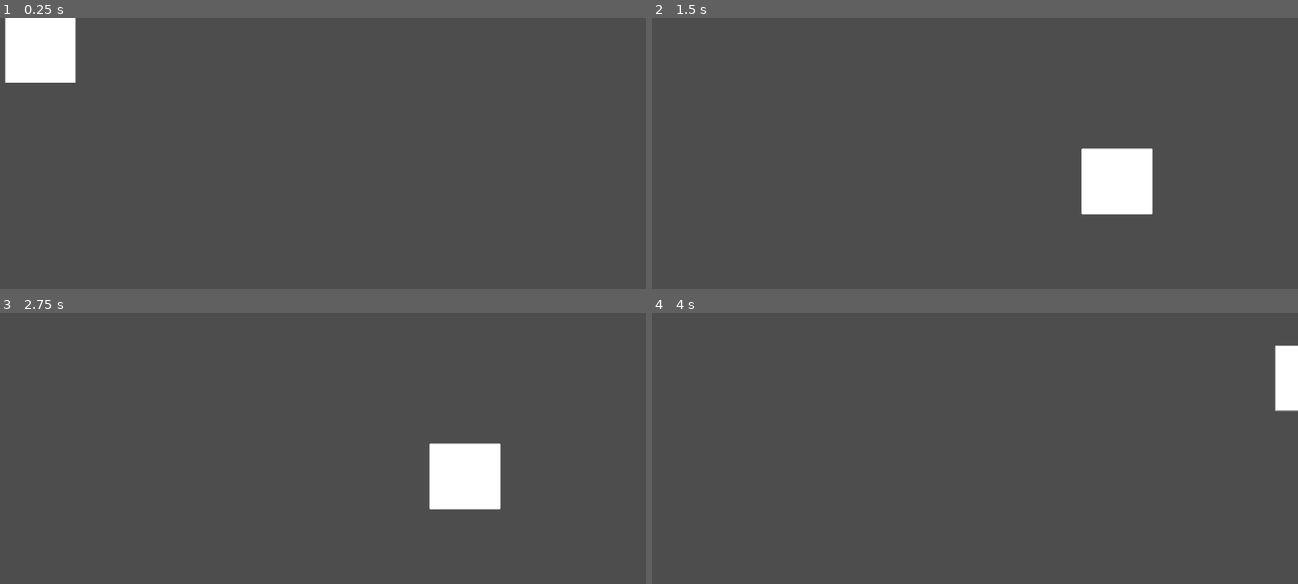
Above: before the commit, frames 1-4 (two rows, left to right).
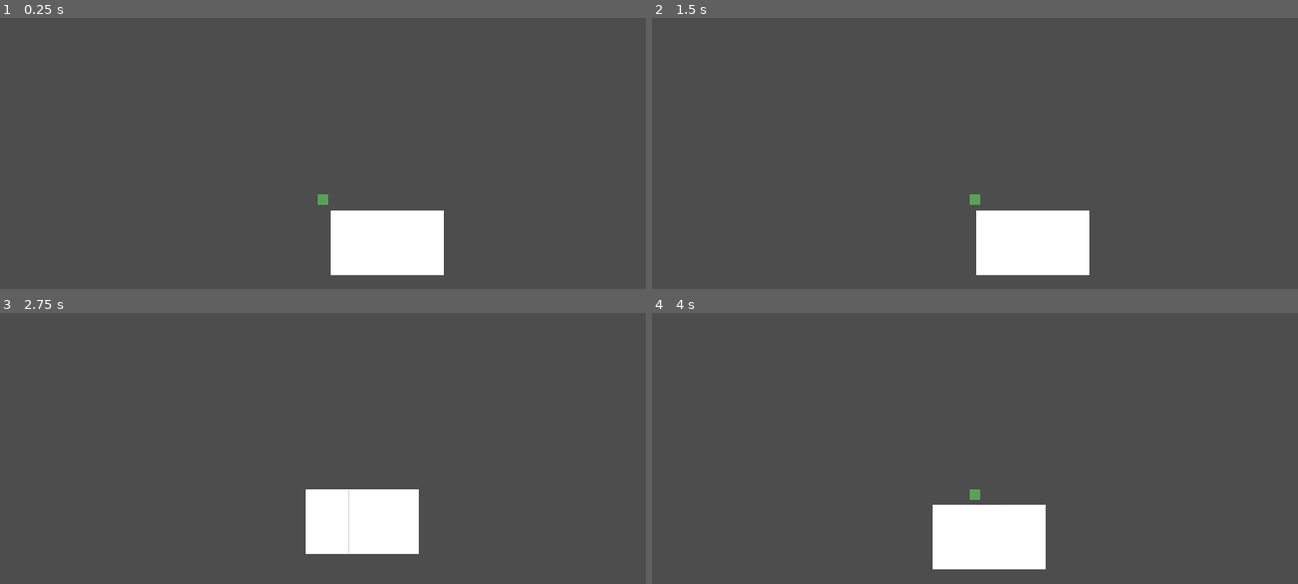
Above: after the commit, the same moments.

Repository: ChubbySquirrel/Perception-is-illusion
Game: Godot game, scene res://Scenes/test.tscn
Two runs of this game, one before a commit and one after it. Both use one fixed random seed, a clock stepped at 60 frames per second and the inputs below. Before the commit the project starts from res://Bracer.tscn.
Inputs (mouse positions are in pixels of both pictures, inside the frame that each line leads up to):
- Up to frame 1 (0.25 s): no input
- Up to frame 2 (1.5 s): click (690, 50) at 0.52 s; tap Enter at 1.25 s; move the mouse to (1117, 180) at 1.27 s; hold D (right) from 1.28 s (still down); hold Shift (Rotate) from 1.28 s (still down)
- Up to frame 3 (2.75 s): move the mouse to (193, 513) at 2.02 s; release D (right) at 2.03 s; release Shift (Rotate) at 2.03 s; hold Down (down) from 2.03 s (still down); tap Shift (Rotate) at 2.1 s
- Up to frame 4 (4 s): tap Space at 2.75 s; move the mouse to (1039, 415) at 2.77 s; release Down (down) at 2.78 s; hold D (right) 2.78-3.53 s; hold Shift (Rotate) 2.78-3.53 s; move the mouse to (942, 567) at 3.52 s; hold W (up) from 3.53 s (still down); tap Shift (Rotate) at 3.6 s

The runs differ from the first frame. In frame 1, 6.9% of the frame differs, in the area x 0-69%, y 0-95%; in frame 2, 6.9%, in the area x 49-78%, y 48-95%; in frame 3, 6.9%; in frame 4, 5.1%.

Commit message:
functional translating bracer snapping

Diff:
--- a/Bracer.tscn
+++ /dev/null
@@ -1,18 +0,0 @@
-[gd_scene load_steps=2 format=3 uid="uid://dcjax1tgha50o"]
-
-[ext_resource type="PackedScene" uid="uid://cifalne7y7gvx" path="res://Stone.tscn" id="1_8a7dc"]
-
-[node name="Controol" type="Control"]
-layout_mode = 3
-anchors_preset = 15
-anchor_right = 1.0
-anchor_bottom = 1.0
-grow_horizontal = 2
-grow_vertical = 2
-
-[node name="Control" parent="." instance=ExtResource("1_8a7dc")]
-layout_mode = 1
-offset_left = 120.0
-offset_top = 96.0
-offset_right = 120.0
-offset_bottom = 96.0
--- a/Resources/test.csv
+++ b/Resources/test.csv
@@ -1,7 +1,7 @@
-x,x,x,x,x,x,x
-x,o,o,o,o,o,x
-x,o,o,o,o,o,x
-x,o,o,s,o,o,x
-x,o,o,o,x,d,x
-x,o,o,o,x,o,x
-x,x,x,x,x,x,x
+w,w,w,w,w,w,w
+w,p,p,p,p,p,w
+w,p,p,p,p,p,w
+w,p,p,s,p,p,w
+w,p,p,p,Aw,d,w
+w,p,p,p,Bw,p,w
+w,w,w,w,w,w,w
--- /dev/null
+++ b/Scenes/Bracer.tscn
@@ -0,0 +1,6 @@
+[gd_scene load_steps=2 format=3 uid="uid://dcjax1tgha50o"]
+
+[ext_resource type="Script" uid="uid://bjn0ocjfi0x8f" path="res://Scripts/bracer.gd" id="1_iok0d"]
+
+[node name="Controol" type="Node2D"]
+script = ExtResource("1_iok0d")
--- a/Stone.tscn
+++ b/Scenes/Stone.tscn
@@ -1,22 +1,16 @@
 [gd_scene load_steps=2 format=3 uid="uid://cifalne7y7gvx"]
 
-[ext_resource type="Script" uid="uid://c3cfqjbsu3lt1" path="res://stone.gd" id="1_177fh"]
+[ext_resource type="Script" uid="uid://c3cfqjbsu3lt1" path="res://Scripts/stone.gd" id="1_177fh"]
 
-[node name="Control" type="Control"]
-layout_mode = 3
-anchors_preset = 15
-anchor_right = 1.0
-anchor_bottom = 1.0
-grow_horizontal = 2
-grow_vertical = 2
+[node name="Control" type="Node2D"]
 script = ExtResource("1_177fh")
 
 [node name="Button" type="Button" parent="."]
-layout_mode = 0
 offset_left = -104.0
 offset_top = -96.0
 offset_right = 104.0
 offset_bottom = 96.0
+button_mask = 3
 
 [node name="Polygon2D" type="Polygon2D" parent="."]
 position = Vector2(0, -32)
--- a/Scenes/test.tscn
+++ b/Scenes/test.tscn
@@ -1,11 +1,14 @@
-[gd_scene load_steps=3 format=3 uid="uid://bslg7fepmqv5m"]
+[gd_scene load_steps=4 format=3 uid="uid://bslg7fepmqv5m"]
 
-[ext_resource type="Script" uid="uid://c30mchwt5uk1g" path="res://Scripts/test.gd" id="1_8od7v"]
-[ext_resource type="Script" uid="uid://bad1ft1luxwbd" path="res://Scripts/grid.gd" id="2_qc4db"]
+[ext_resource type="Script" uid="uid://brehtxryrqgqy" path="res://Scripts/test.gd" id="1_8od7v"]
+[ext_resource type="Script" uid="uid://bxddx3x6goios" path="res://Scripts/grid.gd" id="2_qc4db"]
+[ext_resource type="PackedScene" uid="uid://dcjax1tgha50o" path="res://Scenes/Bracer.tscn" id="3_qc4db"]
 
 [node name="Test" type="Node"]
 script = ExtResource("1_8od7v")
 
 [node name="Grid" type="Node" parent="."]
 script = ExtResource("2_qc4db")
-metadata/_custom_type_script = "uid://bad1ft1luxwbd"
+
+[node name="Bracer" parent="." instance=ExtResource("3_qc4db")]
+z_index = 5
--- a/Scenes/tile.tscn
+++ b/Scenes/tile.tscn
@@ -4,6 +4,7 @@
 size = Vector2(128, 128)
 
 [node name="Tile" type="StaticBody2D"]
+visible = false
 
 [node name="Polygon2D" type="Polygon2D" parent="."]
 polygon = PackedVector2Array(-64, -64, 64, -64, 64, 64, -64, 64)
--- /dev/null
+++ b/Scripts/bracer.gd
@@ -0,0 +1,100 @@
+extends Node2D
+class_name Bracer
+
+var stones: Dictionary[String,Stone]
+
+var stone_types = {"A":true,"B":true,"C":true,"D":true}
+
+var stone_grid: Array[Array]
+
+var tile_size = 128
+
+@export var grid_size = 5
+#1/scale gets us the ratio of tiles in bracer vs labrinth
+var bracer_scale:int  = 1
+
+func _ready() -> void:
+
+	pass
+
+
+func check_moved(stone:Stone) -> bool:
+	#If the tile has moved sufficently in a direction
+	var rel_position = stone.global_position - stone.home_position()
+
+	#Check if vector has crossed halfway between each grid section via rounding a relative change vector
+		#Add this change vector to bracer_pos
+		#Then pos mod round this bracer_pos vector
+		#Then snap the stone to home
+
+	var grid_change = (rel_position/tile_size).round()
+	grid_change = grid_change as Vector2i
+	#If there is a change
+	if grid_change.length() >= 1:
+		stone.bracer_pos += grid_change
+		stone.bracer_pos = Vector2(posmod(stone.bracer_pos.x,grid_size),posmod(stone.bracer_pos.y,grid_size))
+		stone.pressed = false
+		stone.snap_home()
+		return true
+	else:
+		return false
+
+
+
+		#if new_grid_pos != stone.home_position():
+			#if stone_grid[new_grid_pos.x][new_grid_pos.y ] == null:
+				#stone_grid[stone.bracer_pos.x][stone.bracer_pos.y] = null
+				#stone_grid[new_grid_pos.x][new_grid_pos.y] = Stone
+				#stone.bracer_pos = new_grid_pos
+				#print("Snapped to " + str(stone.bracer_pos))
+				#print(new_grid_pos)
+				#stone.pressed = false
+				#stone.snap_home()
+			#return true
+		#else:
+			#return false
+
+	#
+	#var position_change = (stone.position - stone.home_position())
+	#var move_vector = Vector2.ZERO
+	#
+	#
+	#if position_change.length() >= tile_size:
+		#print("test")
+		#
+		#if abs(stone.position.x) > abs(stone.position.y):
+			#if stone.position.x > 0:
+				#move_vector = Vector2(1,0)
+			#if stone.position.x < 0:
+				#move_vector = Vector2(-1,0)
+		#if abs(stone.position.x) < abs(stone.position.y):
+			#if stone.position.y > 0:
+				#move_vector = Vector2(0,1)
+			#if stone.postion.y < 0:
+				#move_vector = Vector2(0,-1)
+		#var new_grid_pos = stone.bracer_pos as Vector2 + move_vector
+		#if stone_grid[new_grid_pos.x as int][new_grid_pos.y as int] == null:
+			#stone_grid[stone.bracer_pos.x][stone.bracer_pos.y] = 0
+			#stone_grid[new_grid_pos.x][new_grid_pos.y] = Stone
+			#stone.bracer_pos = new_grid_pos
+			#stone.snap_home()
+		#
+#
+		#else:
+			##play sound
+			#pass
+		#return true
+		#
+	#else:
+		#return false
+
+
+
+#creates empty bracer grid based off of labrinth grid
+func create_grid(grid:Grid):
+	stone_grid = []
+	for row_index in grid_size:
+		var row = []
+		for column_index in grid_size:
+			row.append(null)
+		stone_grid.append(row)
--- a/Scripts/grid.gd
+++ b/Scripts/grid.gd
@@ -2,35 +2,6 @@
 
 extends Node
 
-var player_scene = preload("res://Scenes/player.tscn")
+var tiles: Array
 
-var grid_elements: Array
-
-func make_grid_from_file(file_path : String) -> void:
-	var values : Array = CsvReader.load_csv(file_path)
-	grid_elements = []
-	var i = 0
-	for row in values:
-		var j = 0
-		var new_row = []
-		for element in row:
-			if element == "s":
-				var player : CharacterBody2D = player_scene.instantiate()
-				get_tree().root.add_child.call_deferred(player)
-				player.position = Vector2(j*128,i*128)
-			var tile_type = TileRules.get_tile_type_from_string(element)
-			var new_tile : Tile = Tile.new()
-			if i > 0:
-				new_tile.tile_above = grid_elements[i-1][j]
-				grid_elements[i-1][j].tile_below = new_tile
-			if j > 0:
-				new_tile.tile_left = new_row[j-1]
-				new_row[j-1].tile_right = new_tile
-			new_tile.type = tile_type
-			add_child(new_tile)
-			new_tile.set_tile_position(Vector2(j*128,i*128))
-			new_tile.set_text("I:"+str(i)+"J:"+str(j))
-			j += 1
-			new_row.append(new_tile)
-		i += 1
-		grid_elements.append(new_row)
+var tile_size: int = 128
--- /dev/null
+++ b/Scripts/level_manager.gd
@@ -0,0 +1,63 @@
+extends Node
+
+var level_grid: Grid
+var bracer: Bracer
+@export var default_stone_sense = 1
+
+#Temp variables
+var grid_width: int
+var grid_height: int
+
+var player_scene = preload("res://Scenes/player.tscn")
+var stone_scene = preload("res://Scenes/Stone.tscn")
+
+func _ready() -> void:
+	pass
+
+
+func initialize_level(file_path : String) -> void:
+	var values : Array = CsvReader.load_csv(file_path)
+	level_grid.tiles = []
+	var i = 0
+	for row in values:
+		var j = 0
+		var new_row = []
+		for element in row:
+			if element.contains("s"):
+				var player : CharacterBody2D = player_scene.instantiate()
+				get_tree().root.add_child.call_deferred(player)
+				player.position = Vector2(j*128,i*128)
+			var tile_type = TileRules.get_tile_type_from_string(element)
+			var new_tile : Tile = Tile.new()
+			for type in bracer.stone_types.keys():
+				if element.contains(type) and not bracer.stones.has(type):
+
+					var new_stone = stone_scene.instantiate()
+					new_stone.create(type,true,1,Vector2.ZERO)
+					bracer.stones[type] = new_stone
+					new_stone.bracer = bracer
+					bracer.add_child(new_stone)
+					print(bracer.tile_size)
+					new_stone.global_position = (bracer.global_position + bracer.tile_size*Vector2(i,j))
+					print(new_stone.global_position)
+			if element.contains("E"):
+				spawn_enemy()
+
+			if i > 0:
+				new_tile.tile_above = level_grid.tiles[i-1][j]
+				level_grid.tiles[i-1][j].tile_below = new_tile
+			if j > 0:
+				new_tile.tile_left = new_row[j-1]
+				new_row[j-1].tile_right = new_tile
+			new_tile.type = tile_type
+			add_child(new_tile)
+			new_tile.set_tile_position(Vector2(j*128,i*128))
+			new_tile.set_text("I:"+str(i)+"J:"+str(j))
+			j += 1
+			new_row.append(new_tile)
+		i += 1
+		level_grid.tiles.append(new_row)
+
+
+func spawn_enemy():
+	pass
--- /dev/null
+++ b/Scripts/stone.gd
@@ -0,0 +1,81 @@
+extends Node2D
+class_name Stone
+
+var active = true
+var rotating = false
+var slide_sense = 1
+var pressed = false
+var initial_mouse_pos: Vector2
+var initial_pos_on_click: Vector2
+var initial_rot: float
+var initial_pos: Vector2
+var bracer_pos: Vector2i
+signal is_moved
+
+var bracer: Bracer
+
+
+@export var type: String
+
+func _ready() -> void:
+	initial_pos = position
+
+func _process(delta: float) -> void:
+	rotating = Input.is_action_pressed("Rotate")
+	var release_rotate = Input.is_action_just_released("Rotate")
+	var start_rotate = Input.is_action_just_pressed("Rotate")
+
+	if active:
+		if pressed:
+			if start_rotate:
+				initial_rot = rotation
+				initial_mouse_pos = get_global_mouse_position()
+			if release_rotate:
+				initial_mouse_pos = get_global_mouse_position()
+				initial_pos_on_click = position
+				initial_rot = rotation
+
+
+
+			var current_mouse_pos = get_global_mouse_position()
+			var rel_current_mouse_pos = current_mouse_pos - position
+			var rel_initial_mouse_pos = initial_mouse_pos - position
+
+			if not rotating:
+				position = initial_pos_on_click + rel_current_mouse_pos - rel_initial_mouse_pos
+
+			else:
+				rotation = initial_rot + atan2(rel_initial_mouse_pos.x,rel_initial_mouse_pos.y) - atan2(rel_current_mouse_pos.x,rel_current_mouse_pos.y)
+			bracer.check_moved(self)
+
+
+
+func _on_button_button_down() -> void:
+
+	pressed = true
+	#Get current state and save it
+	initial_mouse_pos = get_global_mouse_position()
+	initial_pos_on_click = position
+	initial_rot = rotation
+
+	pass # Replace with function body.
+
+
+func _on_button_button_up() -> void:
+	pressed = false
+	pass # Replace with function body.
+
+
+func create (itype:String,iactive:bool,sense:float,iposition:Vector2 ):
+	type = itype
+	active = iactive
+	sense = slide_sense
+	position = iposition
+
+#calculates home position of stone
+func home_position() -> Vector2:
+	var home_position = bracer.global_position + bracer.tile_size*(bracer_pos as Vector2)
+	return home_position
+
+func snap_home():
+	position = home_position()
--- a/Scripts/test.gd
+++ b/Scripts/test.gd
@@ -1,17 +1,28 @@
 extends Node
 
 @onready var grid : Grid = $Grid
-
+@onready var brac = $Bracer
 var called = false
 
+
 func _ready() -> void:
-	grid.make_grid_from_file("res://Resources/test.csv")
-	grid.grid_elements[1][1].set_color(Color.ORANGE)
-	grid.grid_elements[3][5].set_color(Color.BLUE)
+	LevelManager.level_grid = grid
+	LevelManager.bracer  = brac
+
+
+
+
+	LevelManager.initialize_level("res://Resources/test.csv")
+	brac.create_grid(LevelManager.level_grid)
+	grid.tiles[1][1].set_color(Color.ORANGE)
+	grid.tiles[3][5].set_color(Color.BLUE)
+
+	var children = get_tree().current_scene.get_children()
+
 
 func _process(_delta) -> void:
 	if not called:
-		var path = AStar.find_path(grid.grid_elements[1][1],grid.grid_elements[1][5])
+		var path = AStar.find_path(grid.tiles[1][1],grid.tiles[1][5])
 		if path != null:
 			for i in range(1,path.size()-1):
 				path[i].set_color(Color.RED)
--- a/Scripts/tile.gd
+++ b/Scripts/tile.gd
@@ -1,6 +1,7 @@
 class_name Tile
 
 extends Node
+
 
 enum TileTypes {
 	PATH,
--- a/Scripts/tile_rules.gd
+++ b/Scripts/tile_rules.gd
@@ -1,8 +1,8 @@
 extends Node
 
 var tile_type_map : Dictionary[String,Tile.TileTypes] = {
-	"x" : Tile.TileTypes.WALL,
-	"o" : Tile.TileTypes.PATH,
+	"w" : Tile.TileTypes.WALL,
+	"p" : Tile.TileTypes.PATH,
 	"d" : Tile.TileTypes.DOOR,
 	"h" : Tile.TileTypes.HIDDENPATH,
 	"s" : Tile.TileTypes.PATH
--- a/project.godot
+++ b/project.godot
@@ -11,7 +11,7 @@
 [application]
 
 config/name="Perception-is-illusion"
-run/main_scene="uid://dcjax1tgha50o"
+run/main_scene="uid://bslg7fepmqv5m"
 config/features=PackedStringArray("4.4", "Forward Plus")
 config/icon="res://icon.svg"
 
@@ -20,6 +20,7 @@
 CsvReader="*res://Scripts/csv_reader.gd"
 TileRules="*res://Scripts/tile_rules.gd"
 AStar="*res://Scripts/a_star.gd"
+LevelManager="*res://Scripts/level_manager.gd"
 
 [display]
 
@@ -55,6 +56,5 @@
 "deadzone": 0.2,
 "events": [Object(InputEventKey,"resource_local_to_scene":false,"resource_name":"","device":-1,"window_id":0,"alt_press …(192 unchanged characters)…
 , Object(InputEventKey,"resource_local_to_scene":false,"resource_name":"","device":-1,"window_id":0,"alt_pressed":false …(186 unchanged characters)…
-
 ]
 }
--- a/stone.gd
+++ /dev/null
@@ -1,53 +0,0 @@
-extends Control
-
-var rotating = false
-var slide_sense = 1
-var pressed = false
-var initial_mouse_pos: Vector2
-var initial_pos: Vector2
-var initial_rot: float
-
-
-func _process(delta: float) -> void:
-	rotating = Input.is_action_pressed("Rotate")
-	var release_rotate = Input.is_action_just_released("Rotate")
-	var start_rotate = Input.is_action_just_pressed("Rotate")
-
-
-
-	if pressed:
-		if start_rotate:
-			initial_rot = rotation
-			initial_mouse_pos = get_global_mouse_position()
-		if release_rotate:
-			initial_mouse_pos = get_global_mouse_position()
-			initial_pos = position
-			initial_rot = rotation
-
-
-
-		var current_mouse_pos = get_global_mouse_position()
-		var rel_current_mouse_pos = current_mouse_pos - position
-		var rel_initial_mouse_pos = initial_mouse_pos - position
-
-		if not rotating:
-			position = initial_pos + rel_current_mouse_pos - rel_initial_mouse_pos
-		else:
-			rotation = initial_rot + atan2(rel_initial_mouse_pos.x,rel_initial_mouse_pos.y) - atan2(rel_current_mouse_pos.x,rel_current_mouse_pos.y)
-
-
-
-
-func _on_button_button_down() -> void:
-	pressed = true
-	#Get current state and save it
-	initial_mouse_pos = get_global_mouse_position()
-	initial_pos = position
-	initial_rot = rotation
-
-	pass # Replace with function body.
-
-
-func _on_button_button_up() -> void:
-	pressed = false
-	pass # Replace with function body.
--- a/test.csv
+++ /dev/null
@@ -1,7 +0,0 @@
-x,x,x,x,x,x,x
-x,o,o,o,o,o,x
-x,o,o,o,o,o,x
-x,o,o,s,o,o,x
-x,o,o,o,x,d,x
-x,o,o,o,x,o,x
-x,x,x,x,x,x,x
Not shown, added: Resources/test.csv.import
Not shown: 1 places in Scenes/player.tscn that only renumber resources
Not shown, added: Scripts/a_star.gd.uid
Not shown, added: Scripts/binary_heap.gd.uid
Not shown, added: Scripts/bracer.gd.uid
Not shown, added: Scripts/csv_reader.gd.uid
Not shown, added: Scripts/grid.gd.uid
Not shown, added: Scripts/level_manager.gd.uid
Not shown, added: Scripts/player.gd.uid
Renamed: stone.gd.uid -> Scripts/stone.gd.uid
Not shown, added: Scripts/test.gd.uid
Not shown, added: Scripts/tile.gd.uid
(and 1 more such lines)
